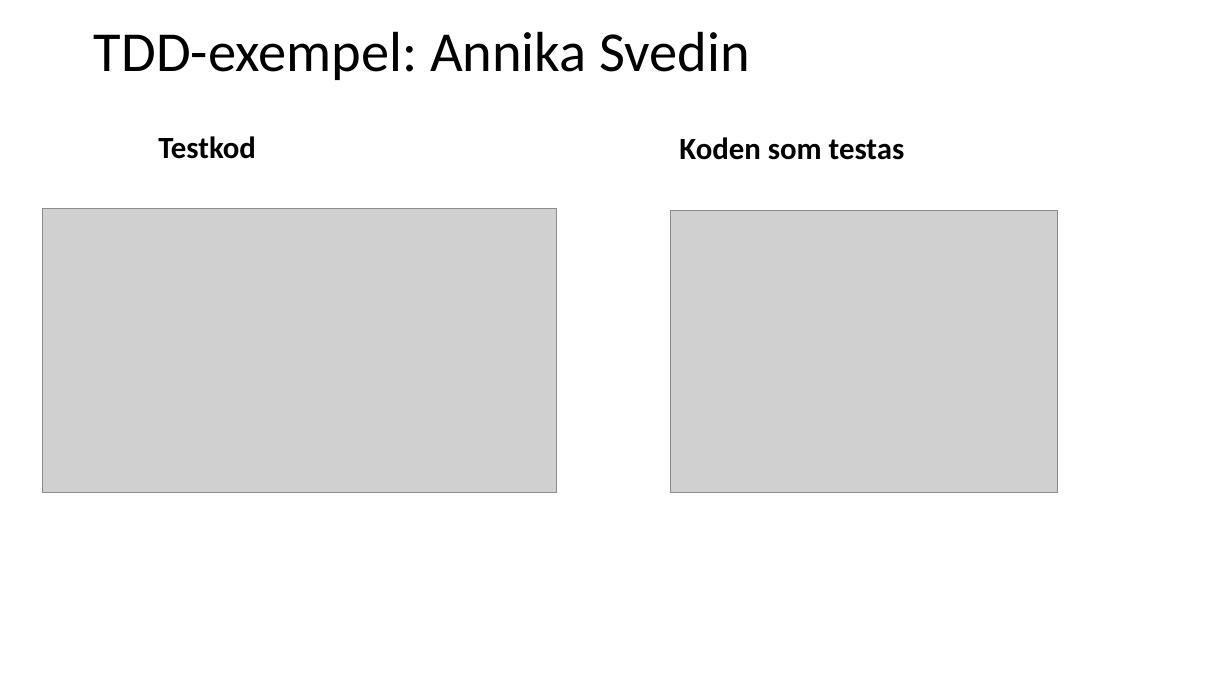
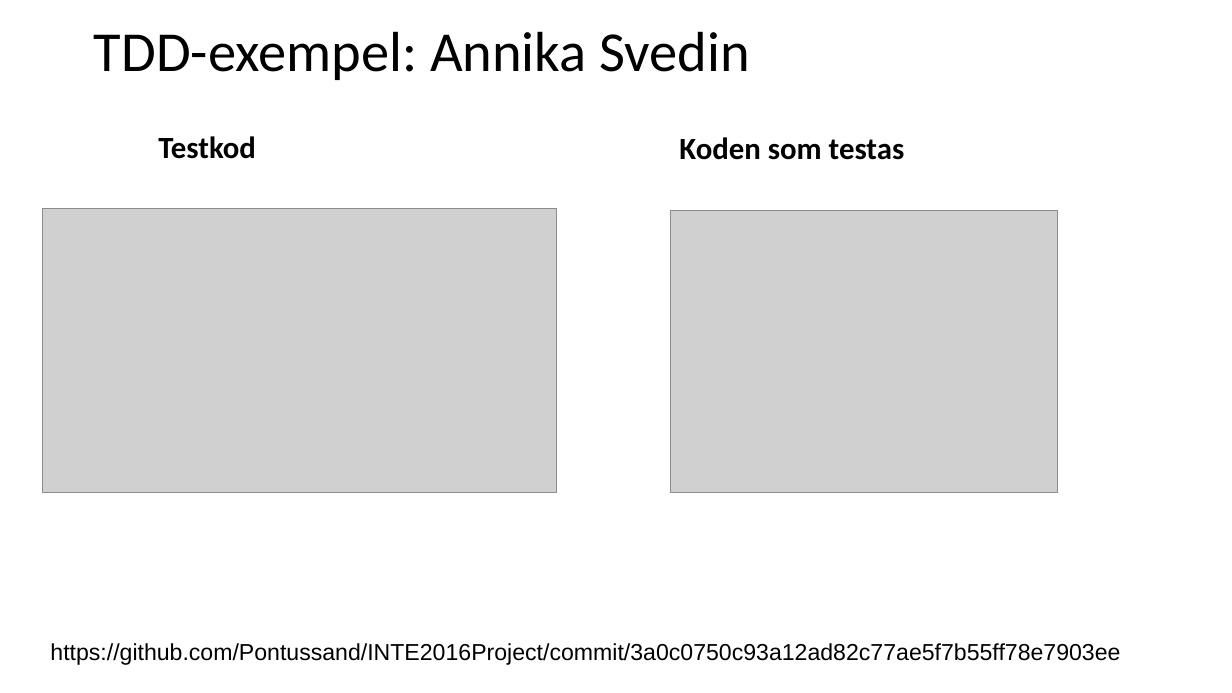
Before and after one commit to Pontussand/INTE2016Project, a slide deck: slide 6 of reports/Slutredovisning/slutredovisning_grupp2.pptx. Drawn at 1232x693 pixels with LibreOffice and Linux fonts; fonts in the diff are those of the drawing; grey boxes stand for pictures. Boxes give left, top, right and bottom in pixels: in the first picture for what was removed or moved away, otherwise in the second. Text is boxed around its words. In the diff, an @@ line names an element or a change of style, - is before the commit and + after.

Commit message:
Skrev de sista testerna för touch utifrån ekvivalensklasserna + uppdaterade ekvivalensklasserna (dokumentet) + variabel för maxlängd för FSO + uppdaterade testfallen för bestlutstabell (tillsammans med övriga) + fyllde på slutrapporten med TDD-utvärdering, Pontus TDD, info om ekvivalensklasser och beslutstabeller, granskning, byggskript (tilsammans med övriga)

```diff
--- a/reports/Slutredovisning/slutredovisning_grupp2.pptx
+++ b/reports/Slutredovisning/slutredovisning_grupp2.pptx
@@ text added at (x1=50, y1=643, x2=1120, y2=665), 18 pt, text #000000 @@
+https://github.com/Pontussand/INTE2016Project/commit/3a0c0750c93a12ad82c77ae5f7b55ff78e7903ee
```
Also in this commit, not shown: 13 other slides changed, 8 slides added, 6 slides removed, 4 other files.
